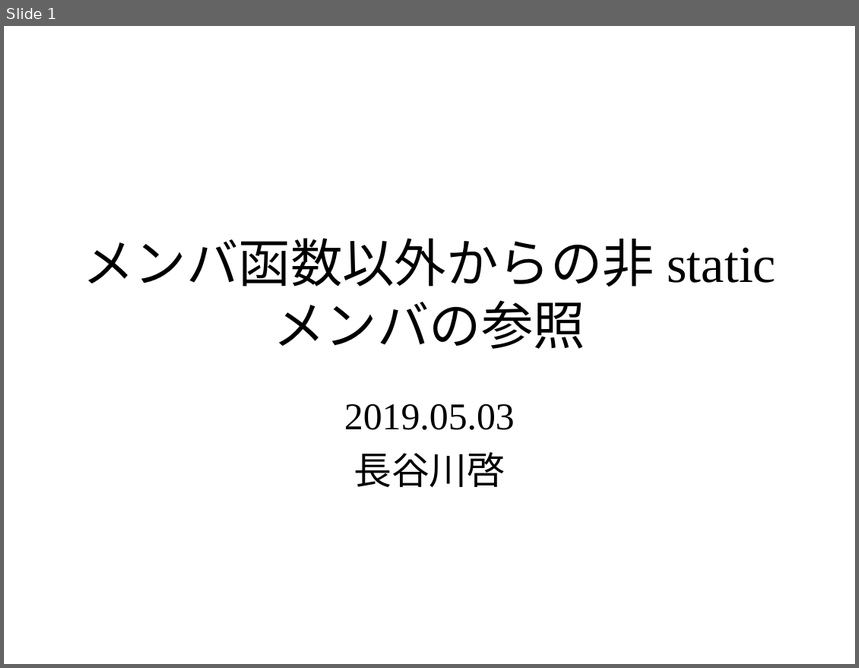
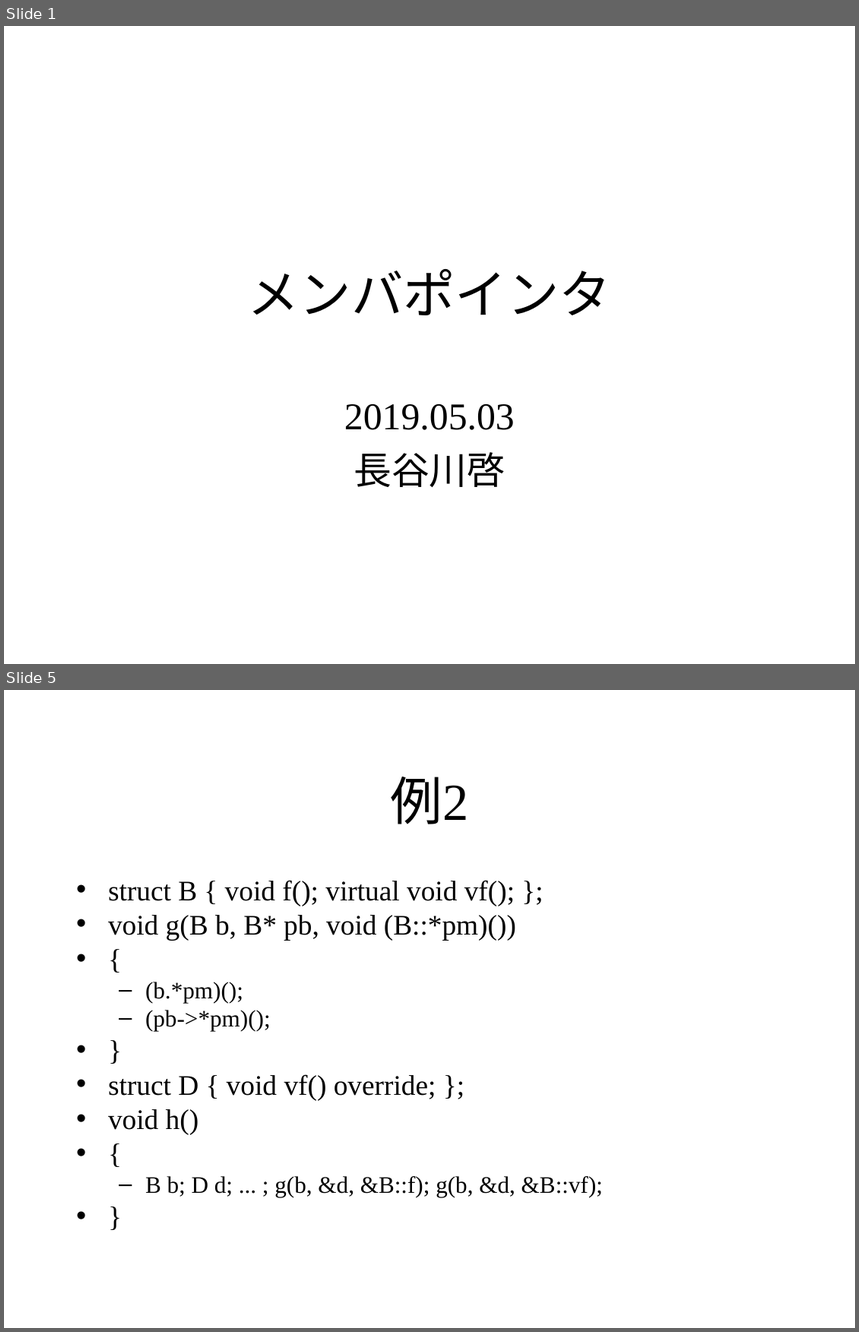
Before and after one commit to KeiHasegawa/cxx_doc, a slide deck: 07_member_pointer.ppt. Shown one above the other, each under a label of ours: slide 1 before the commit, slides 1 and 5 after it; the slides between them are not shown. The pictures are 859x668 and 859x1332 pixels, drawn with LibreOffice and Linux fonts; fonts in the diff are those of the drawing. Boxes give left, top, right and bottom in pixels: in the first picture for what was removed or moved away, otherwise in the second. Text is boxed around its words. In the diff, an @@ line names an element or a change of style, - is before the commit and + after.

```diff
--- a/07_member_pointer.ppt
+++ b/07_member_pointer.ppt
@@ slide 5 added at (x1=4, y1=690, x2=855, y2=1328), background #FFFFFF @@
@@ title added at (x1=391, y1=777, x2=469, y2=825), 44 pt, text #000000 @@
+例2
@@ text added at (x1=108, y1=880, x2=603, y2=1198), 24 pt, text #000000 @@
+• struct B { void f(); virtual void vf(); };
+• void g(B b, B* pb, void (B::*pm)())
+• {
+  – (b.*pm)();
+  – (pb->*pm)();
+• }
+• struct D { void vf() override; };
+• void h()
+• {
+  – B b; D d; ... ; g(b, &d, &B::f); g(b, &d, &B::vf);
+• }
@@ slide 1 changed as well @@
@@ title at (x1=247, y1=269, x2=611, y2=316): text changed @@
-メンバ函数以外からの非 static メンバの参照
+メンバポインタ
```
Also in this commit, not shown: 1 other slide changed, 3 other slides added, 2 slides removed, 1 other file.
